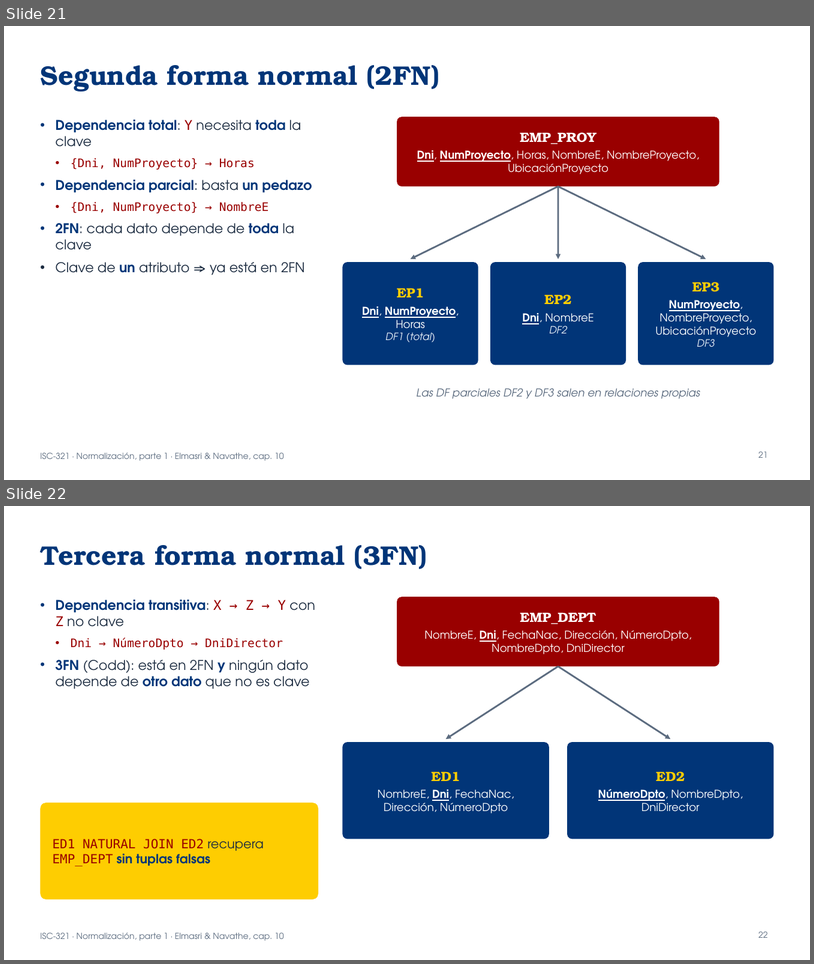
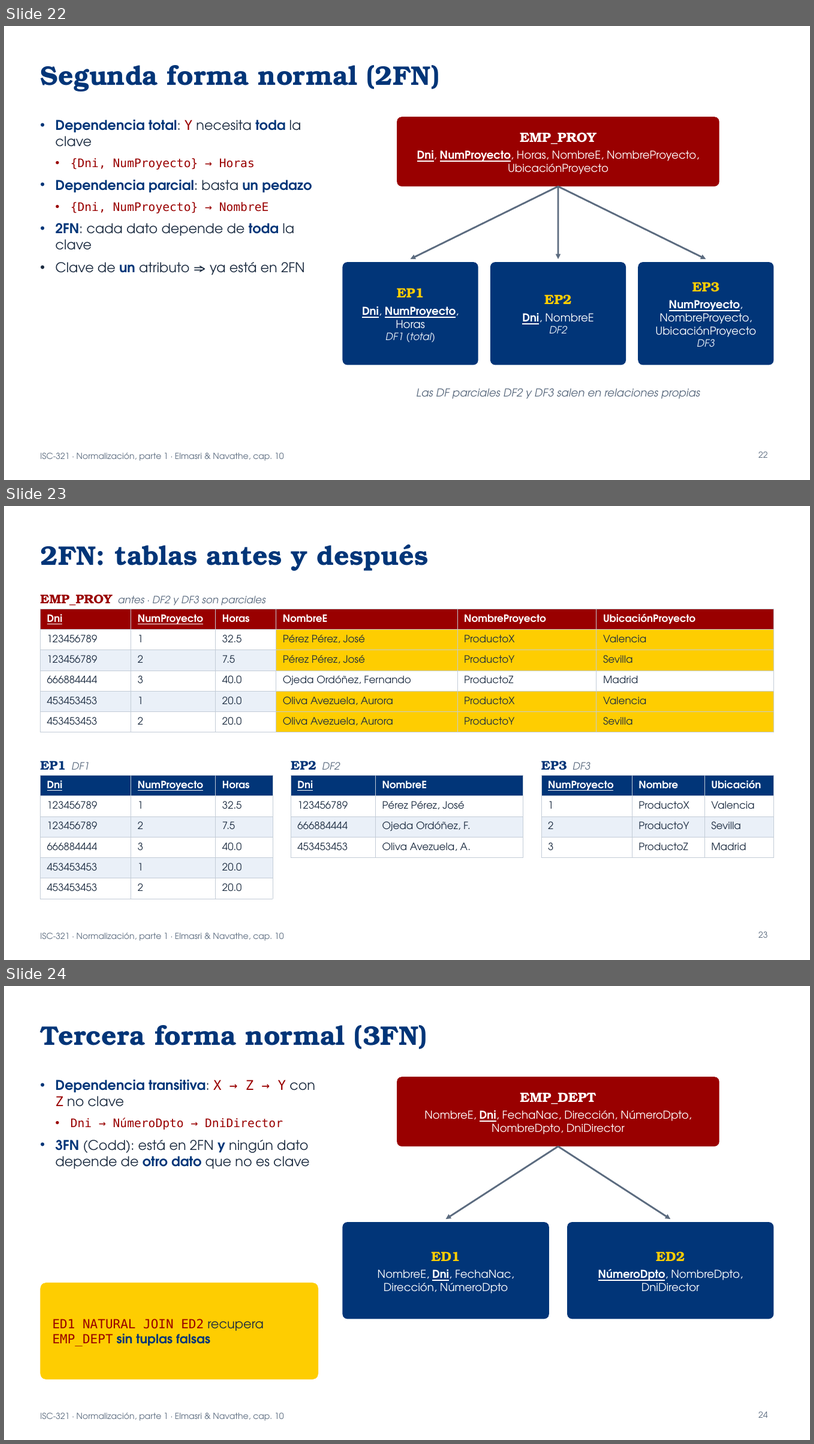
Before and after one commit to ISCODIGO/iscodigo.github.io, a slide deck: isc-321/unidad-3/normalizacion.pptx. Shown one above the other, each under a label of ours: slides 21 and 22 before the commit, slides 22, 23 and 24 after it. The pictures are 814x964 and 814x1444 pixels, drawn with LibreOffice and Linux fonts; fonts in the diff are those of the drawing. Boxes give left, top, right and bottom in pixels: in the first picture for what was removed or moved away, otherwise in the second. Text is boxed around its words. In the diff, an @@ line names an element or a change of style, - is before the commit and + after.

```diff
--- a/isc-321/unidad-3/normalizacion.pptx
+++ b/isc-321/unidad-3/normalizacion.pptx
@@ slide 23 added at (4,506,810,960), background #FFFFFF; not listed: 1 template element that a slide beside it also shows @@
@@ title added at (40,544,428,571), 32 pt, text #013578, bold @@
+2FN: tablas antes y después
@@ text added at (40,594,266,606), 12 pt, text #5B6B7F, italic @@
+EMP_PROY antes · DF2 y DF3 son parciales
@@ table added at (40,609,774,727), 6 rows, 6 columns @@
+Dni | NumProyecto | Horas | NombreE | NombreProyecto | UbicaciónProyecto
+123456789 | 1 | 32.5 | Pérez Pérez, José | ProductoX | Valencia
+123456789 | 2 | 7.5 | Pérez Pérez, José | ProductoY | Sevilla
+666884444 | 3 | 40.0 | Ojeda Ordóñez, Fernando | ProductoZ | Madrid
+453453453 | 1 | 20.0 | Oliva Avezuela, Aurora | ProductoX | Valencia
+453453453 | 2 | 20.0 | Oliva Avezuela, Aurora | ProductoY | Sevilla
@@ text added at (40,760,90,769), 15 pt, text #013578, bold @@
+EP1 DF1
@@ table added at (40,775,273,893), 6 rows, 3 columns @@
+Dni | NumProyecto | Horas
+123456789 | 1 | 32.5
+123456789 | 2 | 7.5
+666884444 | 3 | 40.0
+453453453 | 1 | 20.0
+453453453 | 2 | 20.0
@@ text added at (291,760,340,769), 15 pt, text #013578, bold @@
+EP2 DF2
@@ table added at (291,775,523,853), 4 rows, 2 columns @@
+Dni | NombreE
+123456789 | Pérez Pérez, José
+666884444 | Ojeda Ordóñez, F.
+453453453 | Oliva Avezuela, A.
@@ text added at (542,760,591,770), 15 pt, text #013578, bold @@
+EP3 DF3
@@ table added at (542,775,774,853), 4 rows, 3 columns @@
+NumProyecto | Nombre | Ubicación
+1 | ProductoX | Valencia
+2 | ProductoY | Sevilla
+3 | ProductoZ | Madrid
@@ page number added at (759,931,768,937), 10 pt, text #5B6B7F @@
+23
@@ what was slide 21 is now slide 22 @@
@@ page number at (759,451,768,457): text changed @@
-21
+22
@@ what was slide 22 is now slide 24 @@
@@ page number at (759,1411,768,1417): text changed @@
-22
+24
```
Also in this commit, not shown: 4 other slides added, 1 other file.
